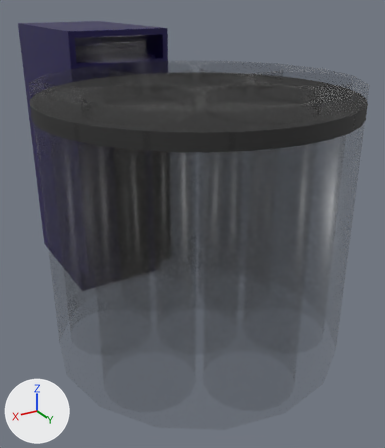
Renders of the glTF model public/assets/stacker.glb from each side of a commit.
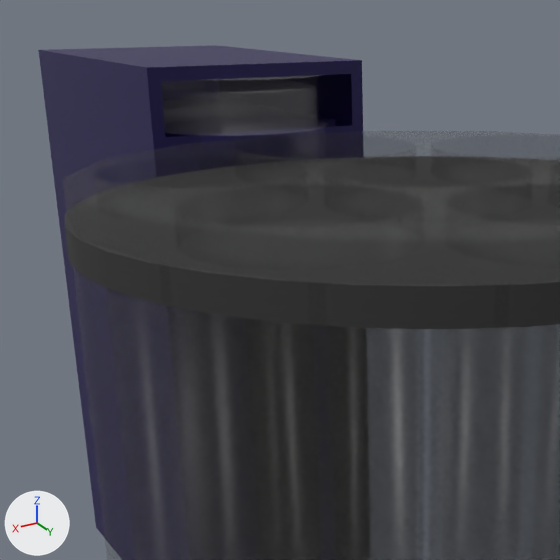
Each version appears first whole from a camera (50 mm lens) standing at (0.192, -0.007, 0.207) and looking at (-0.027, -0.373, 0.024), and next in a close-up on the part from 0% to 67% of the width and 0% to 58% of the height. The axes (+X, +Y, +Z) are drawn at lower left. The lights are the same throughout.

Names of what the first close-up shows: 'arm', 'arm-door', 'arm-protection', 'arm-protection-lid', 'base', 'support'.
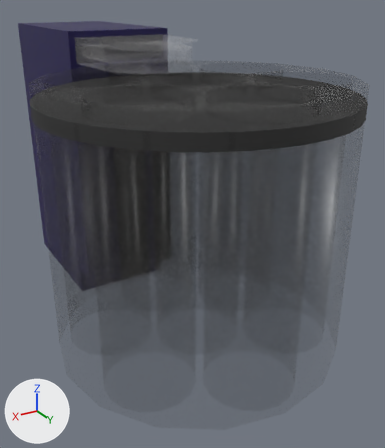
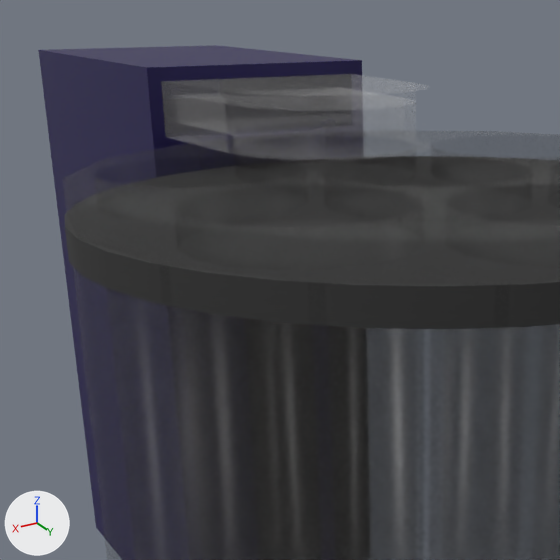
Commit message: fix arm position

The change, as a list of edits to the scene's bpy script:
```text
Change ob_arm:
    ob_arm.location: (0.0, -0.08, 0.0) -> (0.0, 0.0, 0.0)
```

Pixel boxes [x1, y1, x2, y2] of what changed, in the close-ups (560 x 560 px):
'arm', moved: before [161, 75, 328, 136]; after [161, 74, 429, 158]
